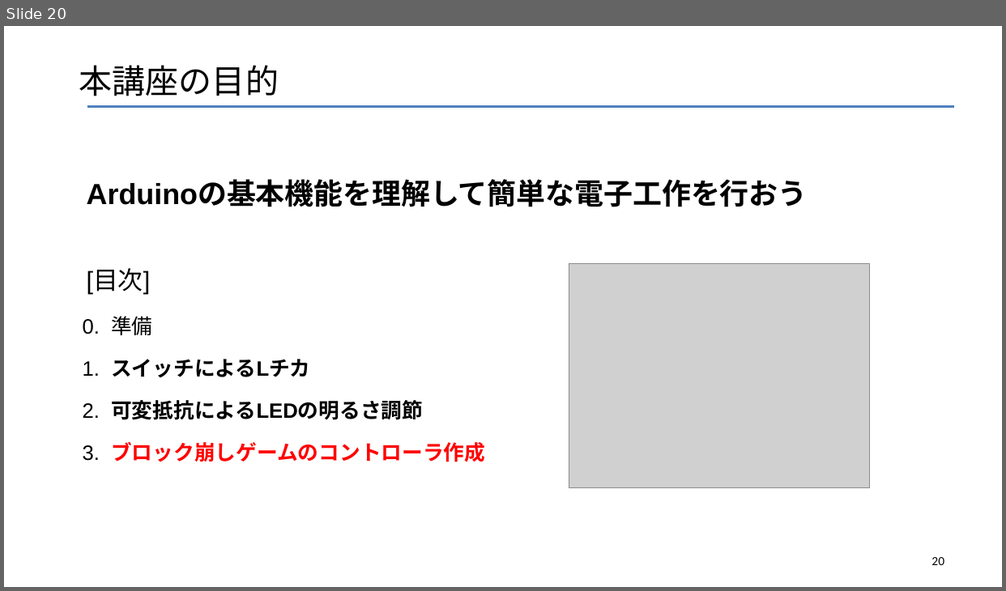
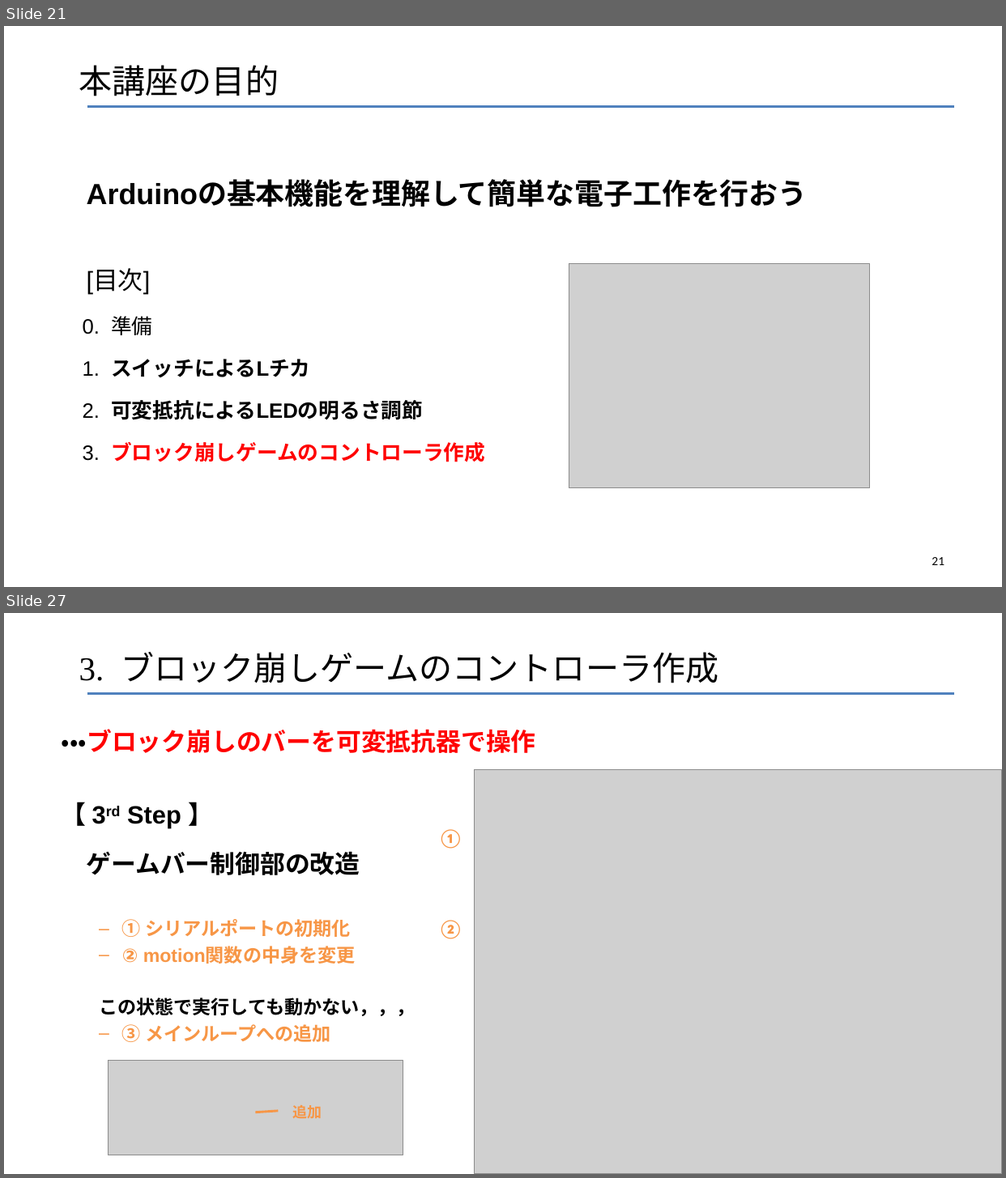
Before and after one commit to robot-cs/Tech-Education-Hub, a slide deck: Arduino-Basics/Arduino講座1.pptx. Shown one above the other, each under a label of ours: slide 20 before the commit, slides 21 and 27 after it; the slides between them are not shown. The pictures are 1006x591 and 1006x1178 pixels, drawn with LibreOffice and Linux fonts; fonts in the diff are those of the drawing; grey boxes stand for pictures. Boxes give left, top, right and bottom in pixels: in the first picture for what was removed or moved away, otherwise in the second. Text is boxed around its words. In the diff, an @@ line names an element or a change of style, - is before the commit and + after.

```diff
--- a/Arduino-Basics/Arduino講座1.pptx
+++ b/Arduino-Basics/Arduino講座1.pptx
@@ slide 27 added at box(4, 613, 1002, 1174), background #FFFFFF; not listed: 1 template element that a slide beside it also shows @@
@@ title added at box(79, 652, 718, 683), 32 pt, text #000000 @@
+3. ブロック崩しゲームのコントローラ作成
@@ text added at box(62, 729, 536, 1042), 18 pt, text #000000, bold @@
+・・・ブロック崩しのバーを可変抵抗器で操作
+【 3rd Step 】
+ゲームバー制御部の改造
+  – ① シリアルポートの初期化
+  – ② motion関数の中身を変更
+  この状態で実行しても動かない，，，
+  – ③ メインループへの追加
@@ picture added at box(474, 769, 1002, 1174) @@
@@ text added at box(438, 829, 463, 849), 18 pt, text #F79646, bold @@
+①
@@ text added at box(438, 920, 463, 939), 18 pt, text #F79646, bold @@
+②
@@ picture added at box(108, 1061, 403, 1156) @@
@@ line added from (256, 1112) to (278, 1111), #F79646 2.25 pt @@
@@ text added at box(293, 1105, 322, 1118), 14 pt, text #F79646, bold @@
+  追加
@@ what was slide 20 is now slide 21 @@
@@ page number at box(931, 557, 944, 565): text changed @@
-20
+21
```
Also in this commit, not shown: 10 slides changed, 5 other slides added.
